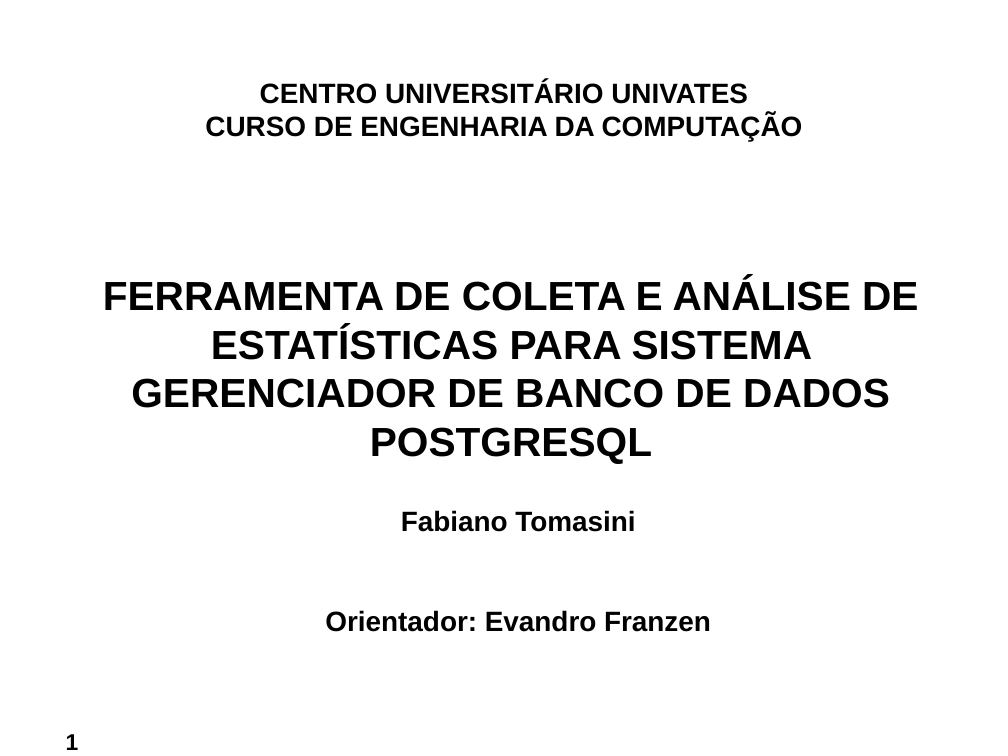
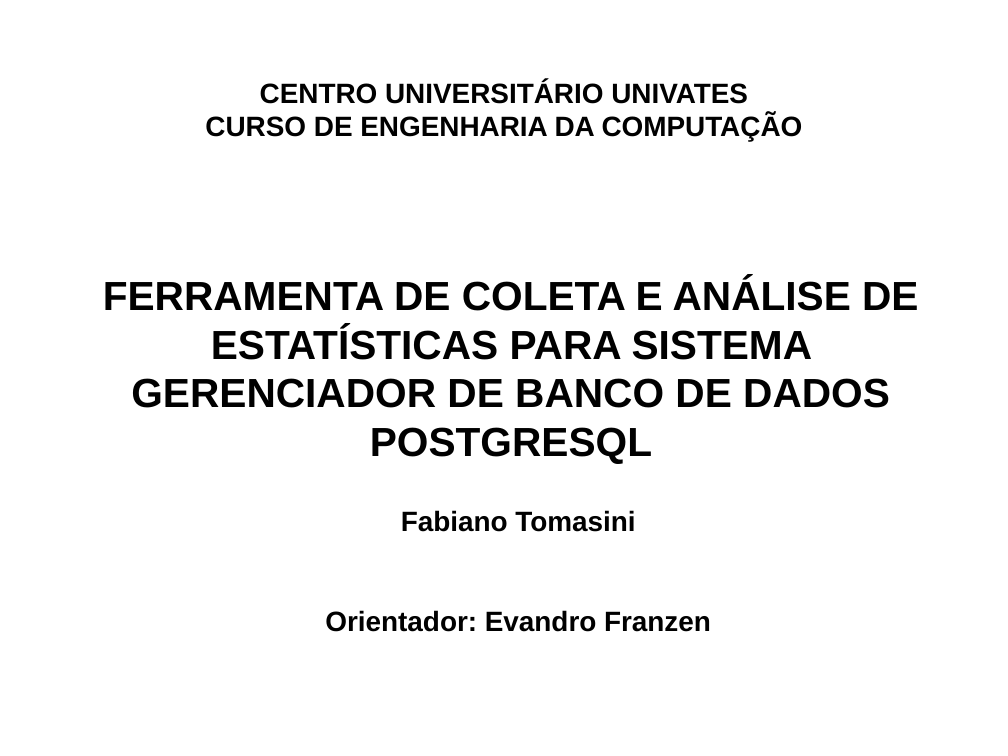
Before and after one commit to ftomasini/smdb, a slide deck: slide 1 of Documentos/FTOMASINI/FINAL/APRESENTACAO.odp. Drawn at 1008x756 pixels with LibreOffice and Linux fonts; fonts in the diff are those of the drawing; background and template pictures are left out. Boxes give left, top, right and bottom in pixels: in the first picture for what was removed or moved away, otherwise in the second. Text is boxed around its words. In the diff, an @@ line names an element or a change of style, - is before the commit and + after.

```diff
--- a/Documentos/FTOMASINI/FINAL/APRESENTACAO.odp
+++ b/Documentos/FTOMASINI/FINAL/APRESENTACAO.odp
@@ page number removed at (66,734,79,750) @@
-1
```
Also in this commit, not shown: 3 other slides changed, 2 slides added, 1 slide removed, 1 other file.
